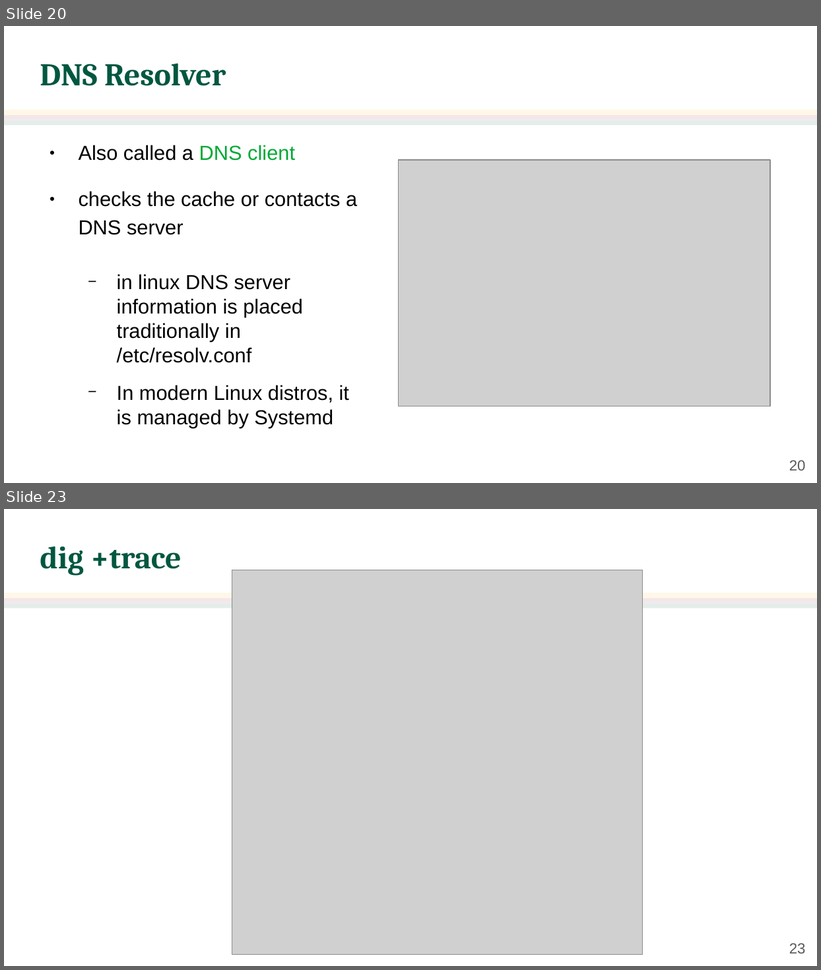
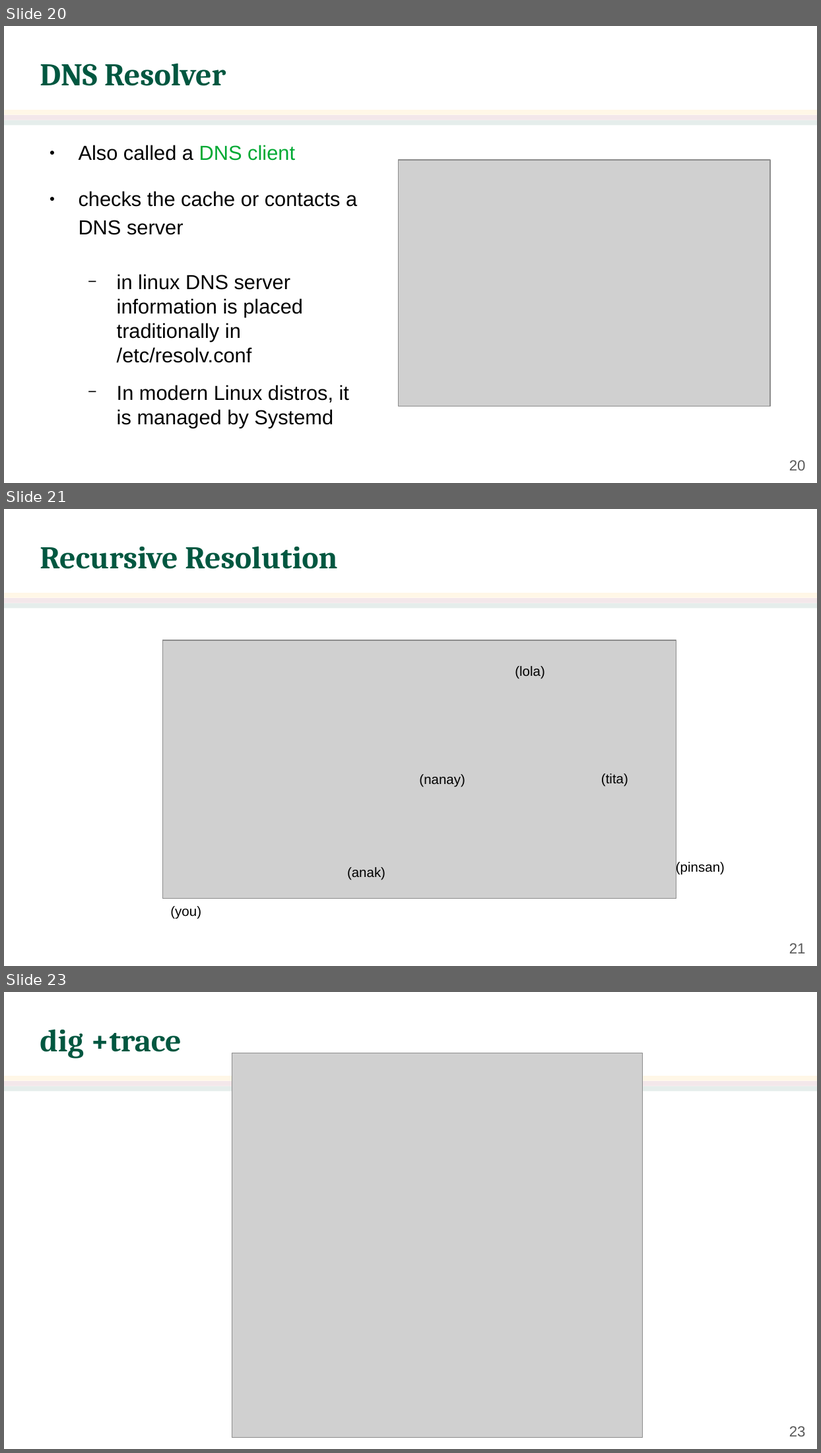
Before and after one commit to jachermocilla/extra-course-materials, a slide deck: cmsc137/slides-rsm/CMSC 137 - 23 - Domain Name System.odp. Shown one above the other, each under a label of ours: slides 20 and 23 before the commit, slides 20, 21 and 23 after it; the slides between them are not shown. The pictures are 821x970 and 821x1453 pixels, drawn with LibreOffice and Linux fonts; fonts in the diff are those of the drawing; grey boxes stand for pictures; background and template pictures are left out. Boxes give left, top, right and bottom in pixels: in the first picture for what was removed or moved away, otherwise in the second. Text is boxed around its words. In the diff, an @@ line names an element or a change of style, - is before the commit and + after.

```diff
--- a/cmsc137/slides-rsm/CMSC 137 - 23 - Domain Name System.odp
+++ b/cmsc137/slides-rsm/CMSC 137 - 23 - Domain Name System.odp
@@ slide 21 added at (4, 509, 817, 966), background #FFFFFF; not listed: 3 template elements that a slide beside it also shows @@
@@ title added at (40, 546, 337, 569), 28 pt, text #005740, bold @@
+Recursive Resolution
@@ picture added at (162, 641, 677, 899) @@
@@ text added at (515, 666, 545, 679), 12 pt, text #000000 @@
+(lola)
@@ text added at (419, 774, 465, 788), 12 pt, text #000000 @@
+(nanay)
@@ text added at (601, 774, 628, 787), 12 pt, text #000000 @@
+(tita)
@@ text added at (676, 861, 725, 875), 12 pt, text #000000 @@
+(pinsan)
@@ text added at (347, 867, 385, 881), 12 pt, text #000000 @@
+(anak)
@@ text added at (170, 906, 201, 919), 12 pt, text #000000 @@
+(you)
@@ page number added at (789, 943, 806, 954), 13 pt, text #595959 @@
+21
```
Also in this commit, not shown: 1 slide changed, 1 other slide added, 2 slides removed, 1 other file.
